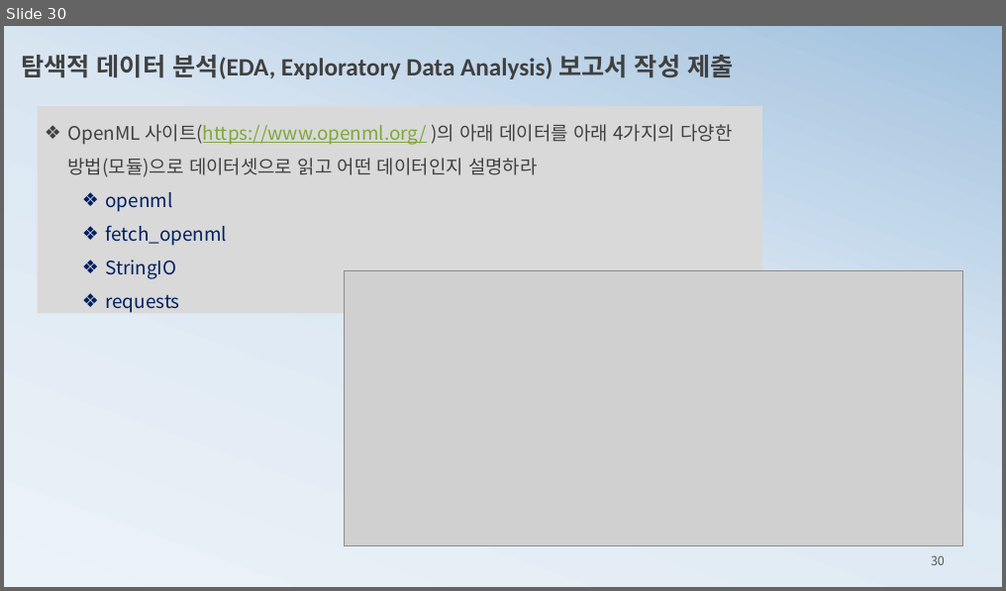
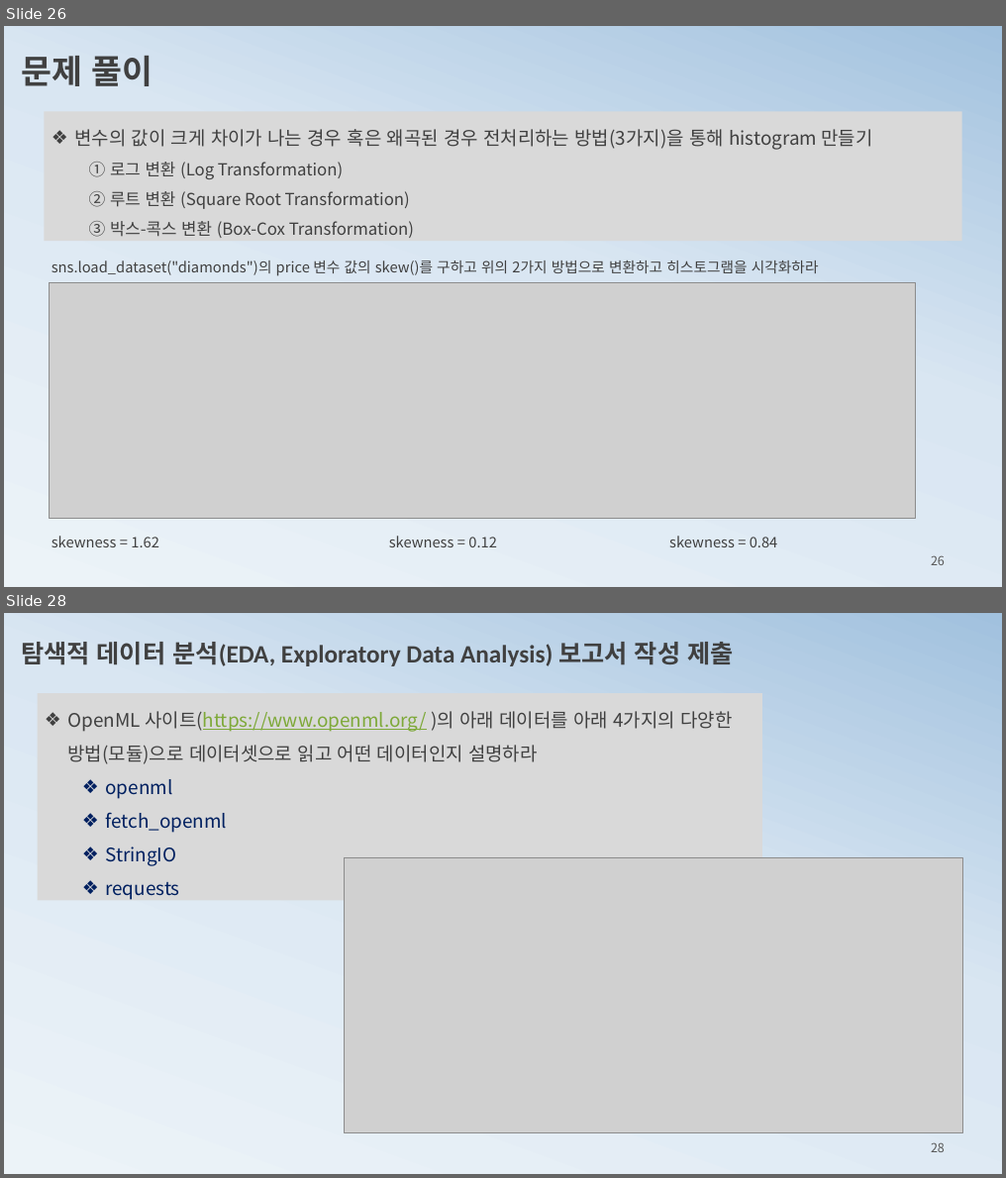
Before and after one commit to ancestor9/mathematics-for-machine-learning, a slide deck: 1_statistics for machine learning.pptx. Shown one above the other, each under a label of ours: slide 30 before the commit, slides 26 and 28 after it; the slides between them are not shown. The pictures are 1006x591 and 1006x1178 pixels, drawn with LibreOffice and Linux fonts; fonts in the diff are those of the drawing; grey boxes stand for pictures. Boxes give left, top, right and bottom in pixels: in the first picture for what was removed or moved away, otherwise in the second. Text is boxed around its words. In the diff, an @@ line names an element or a change of style, - is before the commit and + after.

```diff
--- a/1_statistics for machine learning.pptx
+++ b/1_statistics for machine learning.pptx
@@ slide 26 added at (x1=4, y1=26, x2=1002, y2=587), background gradient #ECF3F8 to #D9E6F2 to #A1C1DE @@
@@ text added at (x1=21, y1=56, x2=152, y2=86), 32 pt, text #404040, bold @@
+문제 풀이
@@ rectangle added at (x1=44, y1=111, x2=961, y2=241), fill #D9D9D9, 16 pt, text #404040 @@
+❖ 변수의 값이 크게 차이가 나는 경우 혹은 왜곡된 경우 전처리하는 방법(3가지)을 통해 histogram 만들기
+  ① 로그 변환 (Log Transformation)
+  ② 루트 변환 (Square Root Transformation)
+  ③ 박스-콕스 변환 (Box-Cox Transformation)
@@ text added at (x1=52, y1=261, x2=819, y2=276), 14 pt, text #404040 @@
+sns.load_dataset("diamonds")의 price 변수 값의 skew()를 구하고 위의 2가지 방법으로 변환하고 히스토그램을 시각화하라
@@ picture added at (x1=49, y1=282, x2=915, y2=518) @@
@@ text added at (x1=52, y1=536, x2=159, y2=548), 14 pt, text #404040 @@
+skewness = 1.62
@@ text added at (x1=389, y1=536, x2=497, y2=548), 14 pt, text #404040 @@
+skewness = 0.12
@@ text added at (x1=669, y1=536, x2=778, y2=548), 14 pt, text #404040 @@
+skewness = 0.84
@@ page number added at (x1=931, y1=556, x2=944, y2=566), 12 pt, text #595959 @@
+26
@@ what was slide 30 is now slide 28 @@
@@ page number at (x1=931, y1=1143, x2=944, y2=1153): text changed @@
-30
+28
```
Also in this commit, not shown: 2 slides changed, 3 other slides added, 2 slides removed, 1 other file.
